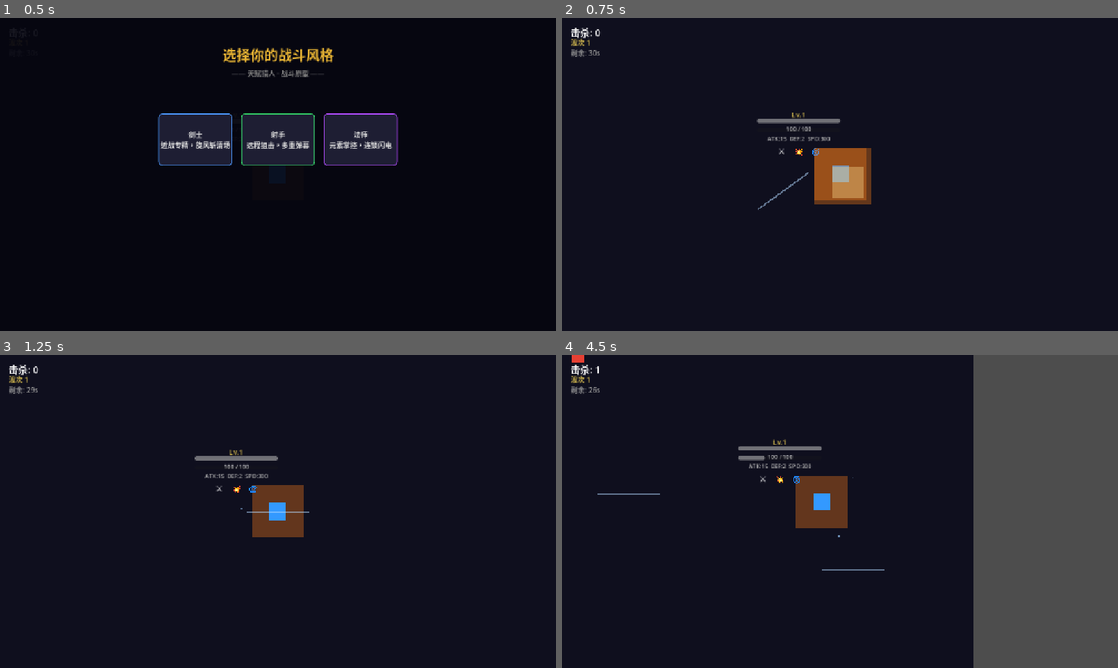
Above: before the commit, frames 1-4 (two rows, left to right).
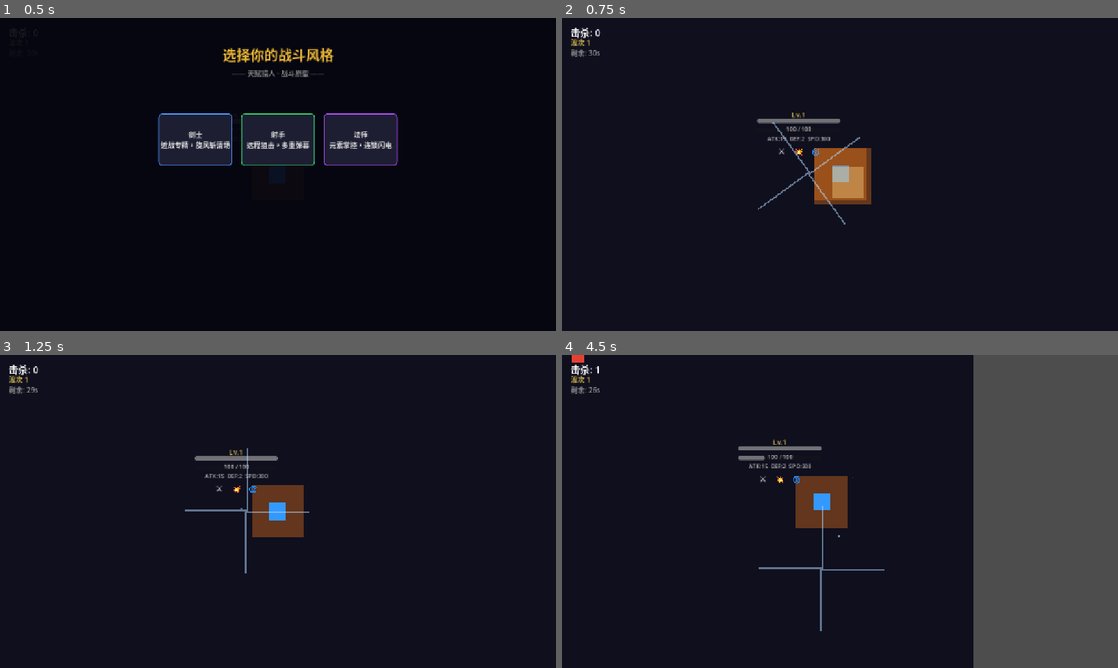
Above: after the commit, the same moments.

Repository: HenruiC/Starforge
Game: Godot game, scene res://scenes/main.tscn
Two runs of this game, one before a commit and one after it. Both use one fixed random seed, a clock stepped at 60 frames per second and the inputs below.
Inputs:
- Up to frame 1 (0.5 s): no input
- Up to frame 2 (0.75 s): click "剑士 近战专精，旋风斩清场" at 0.5 s
- Up to frame 3 (1.25 s): no input
- Up to frame 4 (4.5 s): tap Enter at 1.25 s; hold D (move_right) 1.28-2.03 s; hold S (move_down) 2.03-2.78 s; hold D (move_right) 2.78-3.53 s; hold W (move_up) 3.53-4.28 s; hold A (move_left) from 4.28 s (still down)

Frame 1 is identical in both runs. In frame 2, 0.2% of the frame differs, in the area x 37-54%, y 33-66%; in frame 3, 0.2%; in frame 4, 0.3%, in the area x 6-47%, y 44-89%.
Error before the commit: Invalid call. Nonexistent function 'set_loops' in base 'PropertyTweener'. (res://scripts/skills/skill_whirlwind.gd:44)

Commit message:
fix: 旋风斩 set_loops() 应在 Tween 而非 PropertyTweener 上调用
PropertyTweener 没有 set_loops 方法，修复为 Tween.set_loops()。
QA已记录此Bug(P1-严重)，战斗QA复查通过。

Co-Authored-By: Claude Opus 4.7 <noreply@anthropic.com>

Diff:
--- a/scripts/skills/skill_whirlwind.gd
+++ b/scripts/skills/skill_whirlwind.gd
@@ -41,8 +41,11 @@
 		var blade := _create_effect_rect(Color(0.7, 0.85, 1.0, 0.5), Vector2(spin_radius * 1.5, 3), player.global_position, 14)
 		blade.rotation = angle
 		var t := create_tween()
-		t.tween_property(blade, "rotation", angle + TAU, 0.25).set_loops(int(duration * 4))
-		create_tween().tween_interval(duration).tween_callback(blade.queue_free)
+		t.set_loops(int(duration * 4))
+		t.tween_property(blade, "rotation", angle + TAU, 0.25)
+		var cleanup := create_tween()
+		cleanup.tween_interval(duration)
+		cleanup.tween_callback(blade.queue_free)
 
 func _spin_particles() -> void:
 	var angle := randf_range(0, TAU); var dist := randf_range(spin_radius * 0.3, spin_radius)
Not shown: 1 places in scenes/damage_number.tscn that only renumber resources
Not shown, added: scripts/combat_feedback.gd.uid
Not shown, added: scripts/damage_number.gd.uid
